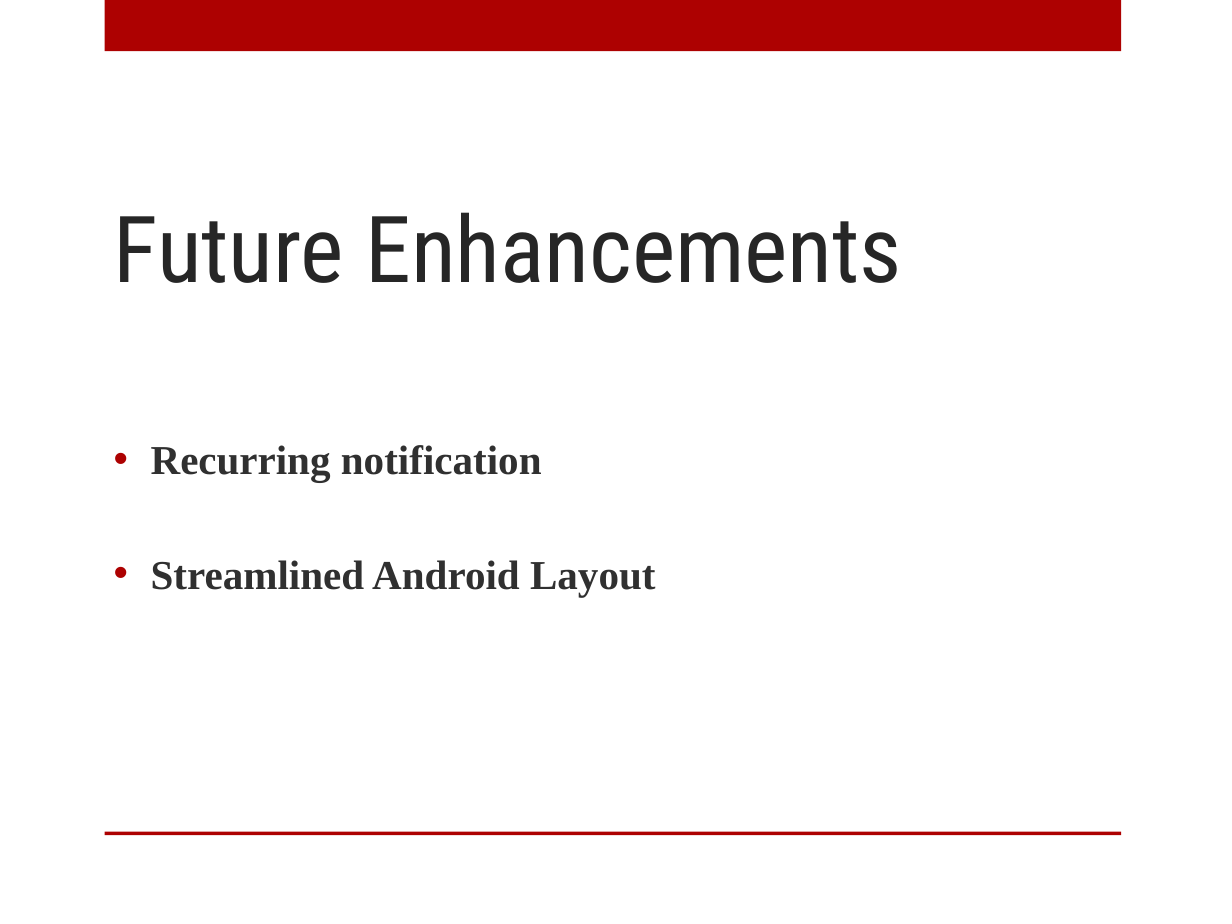
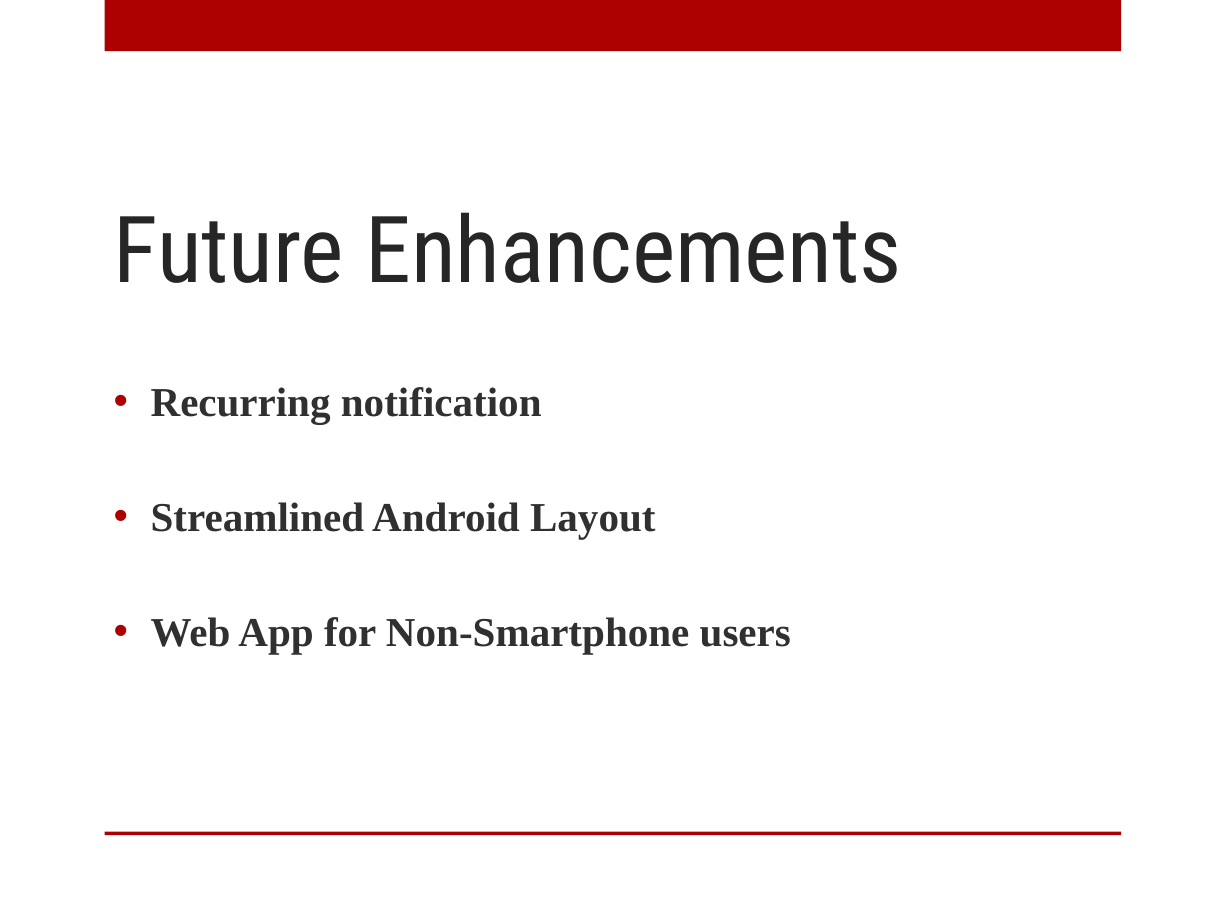
Before and after one commit to UKOpenLexingtonSeniorDesign/presentation, a slide deck: slide 11 of Presentation1.pptx. Drawn at 1232x924 pixels with LibreOffice and Linux fonts; fonts in the diff are those of the drawing; background and template pictures are left out. Boxes give left, top, right and bottom in pixels: in the first picture for what was removed or moved away, otherwise in the second. Text is boxed around its words. In the diff, an @@ line names an element or a change of style, - is before the commit and + after.

```diff
--- a/Presentation1.pptx
+++ b/Presentation1.pptx
@@ text at (151,617,791,654): paragraph added @@
+• Web App for Non-Smartphone users
```
Also in this commit, not shown: 1 other slide changed, 1 other file.
